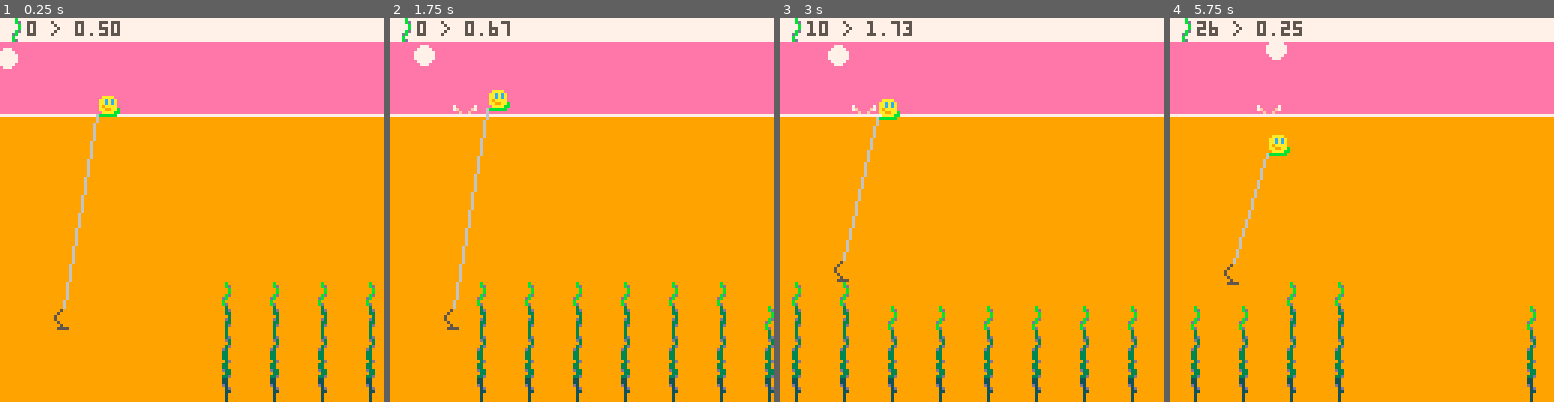
Above: before the commit, frames 1-4 (left to right).
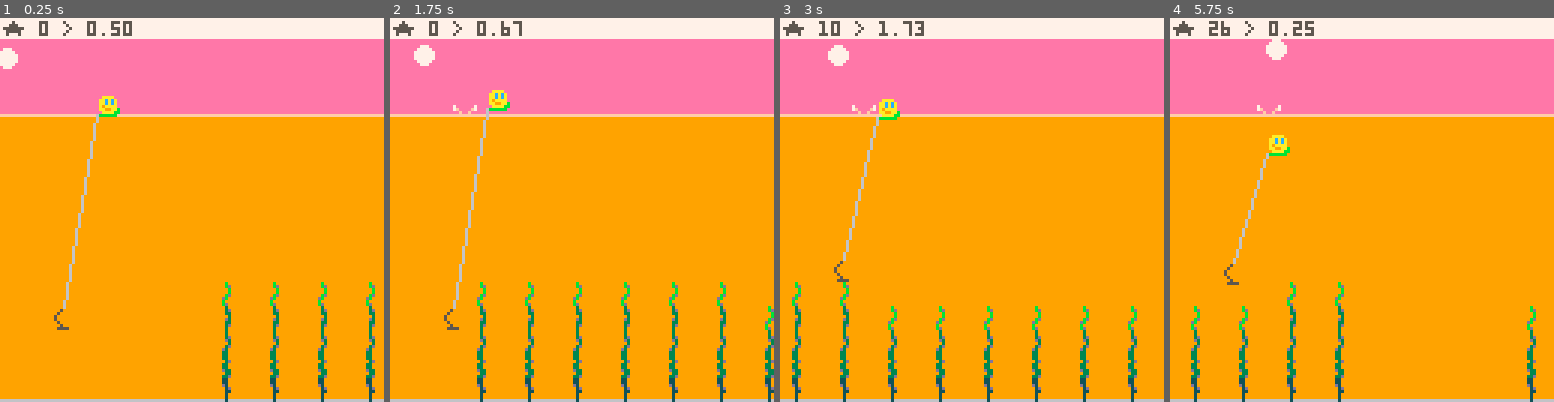
Above: after the commit, the same moments.

Repository: broquaint/pico8-carts
Game: PICO-8 cartridge eggjam18.p8
The game is run twice, just before and just after one commit, with the same random seed, the same clock (stepped at 60 frames per second) and the same inputs.
Inputs:
- Up to frame 1 (0.25 s): no input
- Up to frame 2 (1.75 s): tap X (X key) at 0.33, 1.07 s; tap O (Z key) at 0.7, 1.7 s; hold Right from 1.6 s (still down)
- Up to frame 3 (3 s): tap X (X key) at 1.85, 2.97 s; release Right at 2.1 s; tap O (Z key) at 2.1, 2.5, 2.9 s; hold Up 2.15-2.42 s; hold Right from 2.47 s (still down)
- Up to frame 4 (5.75 s): release Right at 3.03 s; hold Left 3.08-3.58 s; tap O (Z key) every 0.4 s from 3.3 to 5.7 s; hold Down 3.63-3.97 s; hold Right 4.02-4.68 s; tap X (X key) at 4.08, 5.2 s; hold Up 4.73-5.03 s; hold Left 5.08-5.68 s; hold Down from 5.73 s (still down)

The runs differ from the first frame. In frame 1, 2.9% of the frame differs, in the area x 0-100%, y 0-100%; in frame 2, 2.9%; in frame 3, 2.9%; in frame 4, 3.0%.

Commit message:
Engooden colours

Diff:
--- a/eggjam18.p8
+++ b/eggjam18.p8
@@ -232,15 +232,17 @@
    camera(cam.x, cam.y)
    rectfill(cam.x, cam.y,  cam.x+127, cam.y+31, pink)
    rectfill(cam.x, cam.y+32, cam.x+127, cam.y+127, orange)
-   line(cam.x, WATER_LINE, cam.x+127, WATER_LINE, white)
+   line(cam.x, WATER_LINE, cam.x+127, WATER_LINE, peach)
 
    circfill(sun.x+cam.x, sun.y, 3, white)
 
-   rectfill(cam.x, cam.y, cam.x+127, cam.y+7, white)
+   pal(ember, olive, 0)
+   line(cam.x, 127, cam.x+127, 127, ember)
+
+   rectfill(cam.x, cam.y, cam.x+127, cam.y+6, white)
 
    -- print(dumper(player.speed_x, ' @ ', player.x, ' ^ ', net.speed_y, ' y ', net.y, ' b ', player.bounces), cam.x+1, cam.y+1, slate)
-   spr(16, cam.x+2, 0)
-   print(dumper(player.points, ' > ', player.speed_x), cam.x+9, 1, slate)
+   print(dumper('★ ', player.points, ' > ', player.speed_x), cam.x+1, 1, slate)
 
    pal(storm, sea, 1)
    for sw in all(level) do
